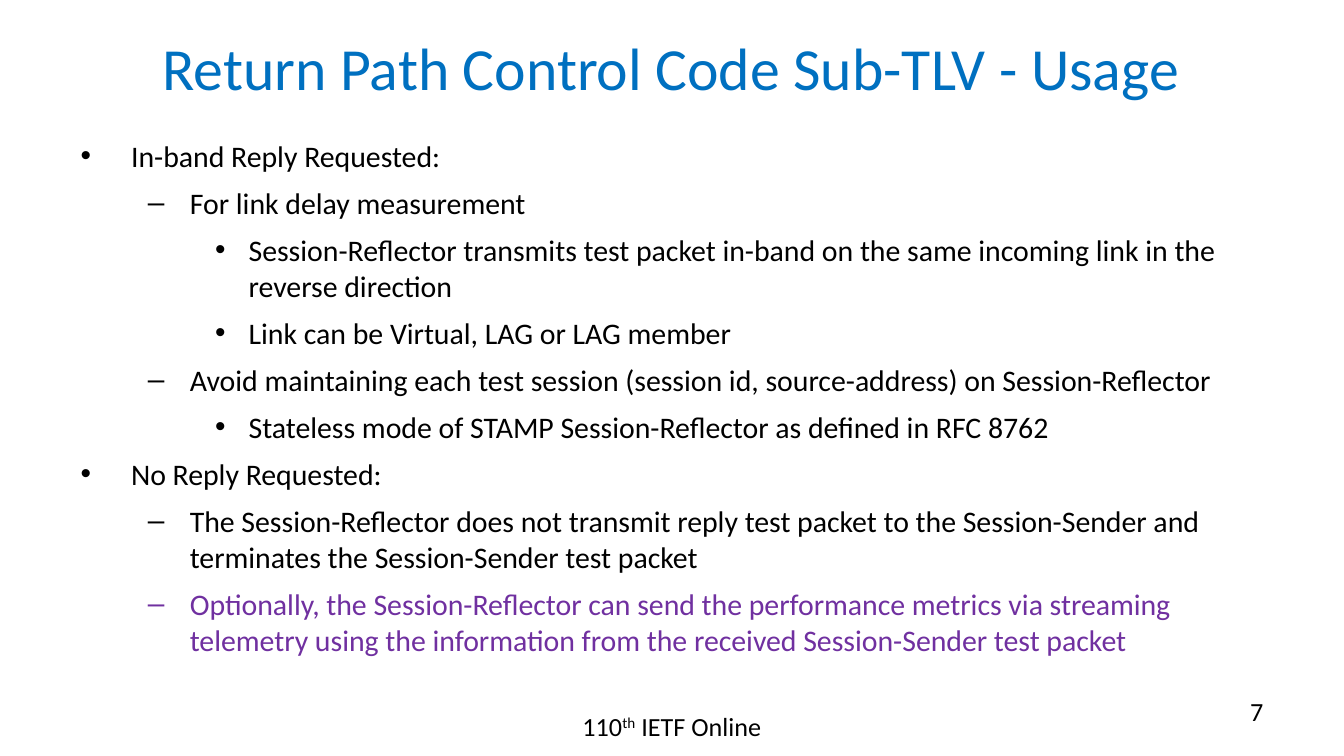
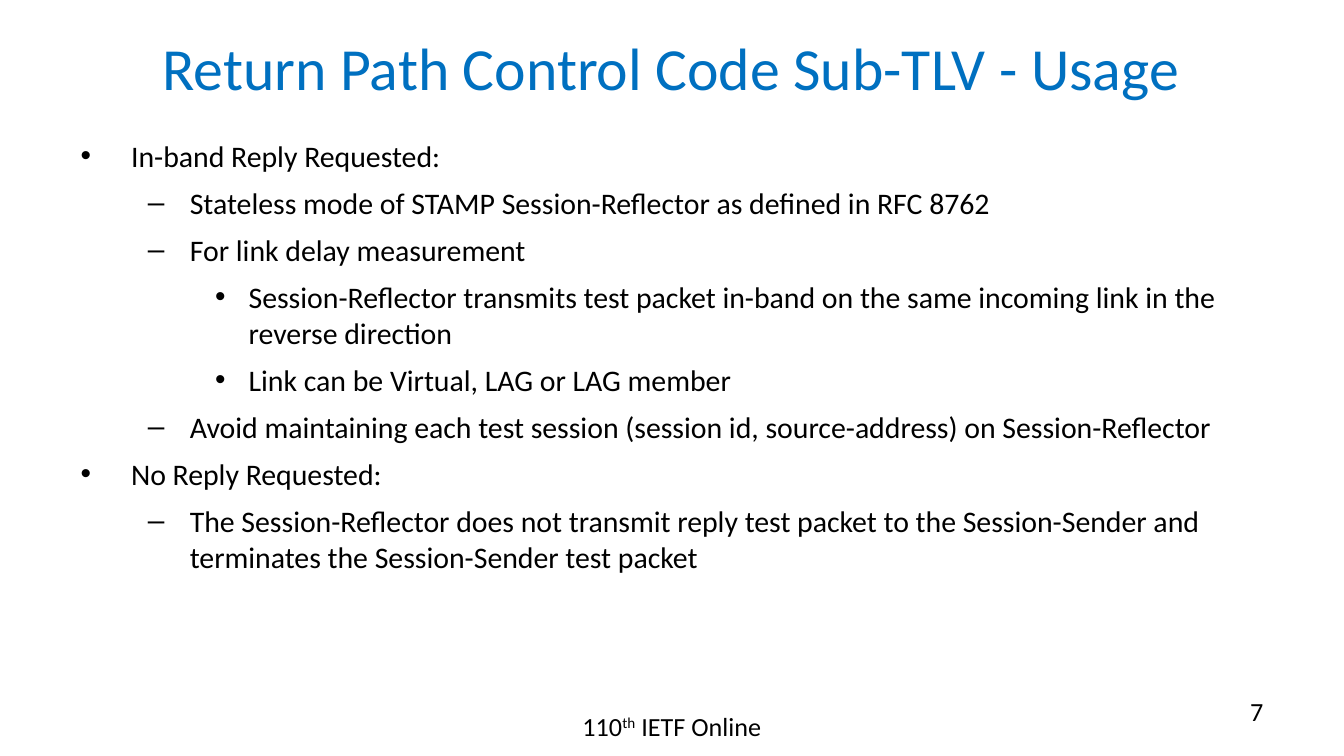
Before and after one commit to rakgandhi/ietf-slides, a slide deck: slide 7 of draft-gandhi-ippm-stamp-srpm-02.pptx. Drawn at 1344x756 pixels with LibreOffice and Linux fonts; fonts in the diff are those of the drawing. Boxes give left, top, right and bottom in pixels: in the first picture for what was removed or moved away, otherwise in the second. Text is boxed around its words. In the diff, an @@ line names an element or a change of style, - is before the commit and + after.

```diff
--- a/draft-gandhi-ippm-stamp-srpm-02.pptx
+++ b/draft-gandhi-ippm-stamp-srpm-02.pptx
@@ text at box(190, 193, 989, 215): paragraph added @@
+  – Stateless mode of STAMP Session-Reflector as defined in RFC 8762
@@ text at box(249, 417, 1048, 439): paragraph removed @@
-    • Stateless mode of STAMP Session-Reflector as defined in RFC 8762
@@ text at box(190, 594, 1171, 656): paragraph removed @@
-  – Optionally, the Session-Reflector can send the performance metrics via streaming telemetry using the information from the received Session-Sender test packet
```
Also in this commit, not shown: 1 other slide changed, 1 other file.
